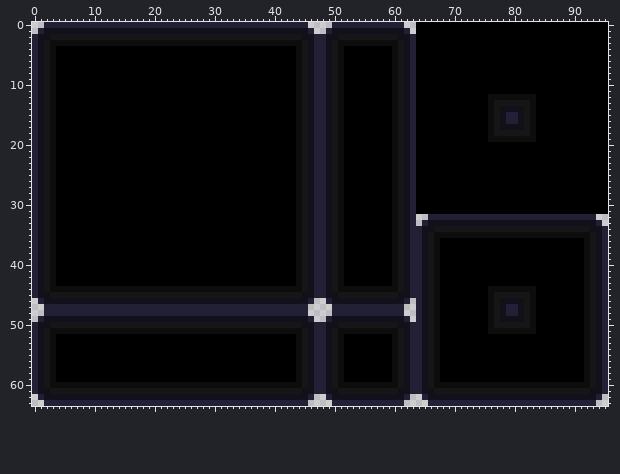
File history of a pixel-art file, Assets/PU_Project/Aiden/Level/Sprites/Test Template/Template_Tileset_16x16.aseprite. That is the earlier state.
96x64 pixels, 1 frame.
Once edited:
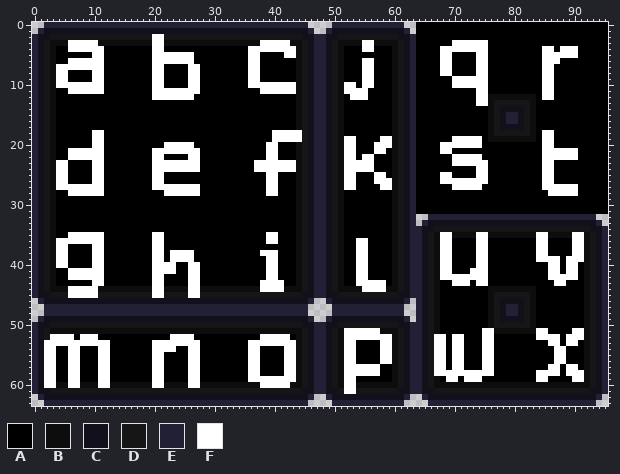
Palette (. is transparent): A #000000  B #0d0d0d  C #11101b  D #161616  E #222034  F #ffffff
From old to new:
layer "Layer 1" added
Changed rows in their new state; - is an unchanged pixel.
Layer "Layer 1":
first column x 4:
 2 ----------------FF---------------------------------------------------------------------
 3 --FFFFF---------FF----------------FFFFF------------FF-------------FFFFFF---------------
 4 --FFFFFF--------FF--------------FFFFFFFF-----------FF-----------FFFFFFFF---------FF-FFF
 5 ------FF--------FFFFFFF---------FF----FF------------------------FF----FF---------FFFFFF
 6 --FFFFFF--------FFFFFFF---------FF-----------------FF-----------FF----FF---------FFF---
 7 FFFFFFFF--------FF----FF--------FF-----------------FF-----------FF----FF---------FF----
 8 FF----FF--------FF----FF--------FF-----------------FF-----------FF----FF---------FF----
 9 FF----FF--------FF----FF--------FF-----------------FF-------------FFFFFF---------FF----
10 FFFFFFFF--------FF----FF--------FFFFFFFF--------FF-FF-------------FFFFFF---------FF----
11 --FFFFFF--------FFFFFFFF----------FFFFFF--------FFFF------------------FF---------FF----
12 ----------------FFFFFFF--------------------------FFF------------------FF---------FF----
13 ----------------------------------------------------------------------FF---------------
first column x 4:
18 ------FF----------------------------FFFFF----------------------------------------FF----
19 ------FF----------------------------FFFFF-------FF----FF----------FFFFF----------FF----
20 ------FF----------FFFFF------------FF-----------FF---FFF--------FFFFFFF----------FF----
21 --FFFFFF--------FFFFFFFF-----------FF-----------FF---FF---------FF---------------FFFFFF
22 --FFFFFF--------FF----FF-----------FF-----------FF-FF-------------FFFFF----------FFFFFF
23 FF----FF--------FFFFFFFF---------FFFFFFF--------FFFFF-------------FFFFFF---------FF----
24 FF----FF--------FFFFFFFF---------FFFFFFF--------FFFFF-----------------FF---------FF----
25 FF----FF--------FF-----------------FF-----------FF---FF---------FF----FF---------FF----
26 FF----FF--------FF-----------------FF-----------FF---FFF--------FFFFFFFF---------FF----
27 FFFFFFFF--------FFFFFFFF-----------FF-----------FF----FF----------FFFFF----------FFFFFF
28 --FFFFFF----------FFFFFF-----------FF---------------------------------------------FFFFF
first column x 4:
35 --FFFFFF--------FF-----------------FF---------------------------FF----FF--------FF----FF
36 FFFFFFFF--------FF-----------------FF-------------FF------------FF----FF--------FF----FF
37 FF----FF--------FF--------------------------------FF------------FF----FF--------FF----FF
38 FF----FF--------FF-FFFF-----------FFF-------------FF------------FF----FF--------FF----FF
39 FF----FF--------FF-FFFF------------FF-------------FF------------FF----FF--------FFFF-FFF
40 FF----FF--------FFFF--FF-----------FF-------------FF------------FF----FF----------FF-FF-
41 --FFFFFF--------FFFF--FF-----------FF-------------FF------------FF---FFF----------FF-FF-
42 --FFFFFF--------FF----FF-----------FF-------------FF------------FFFFFFFF----------FFFFF-
43 ------FF--------FF----FF----------FFFF------------FFFFF-----------FFF-FF-----------FF---
44 --FFFFF---------FF----FF----------FFFF-------------FFFF---------------------------------
45 --FFFFF---------FF----FF----------------------------------------------------------------
first column x 2:
51 --------------------------------------------------FFFFFF-----------------FF-------FF----FF
52 -FFFF-FFF------------FFFF-----------FFFFF---------FFFFFFFF-------FF-FF---FF-------FFFF-FFF
53 FFFFFFFFFFF-------FFFFFFFF--------FFFFFFFF--------FF----FF-------FF-FF---FF---------FF-FF-
54 FF--FF---FF-------FFFF--FF--------FF----FF--------FF----FF-------FF-FF---FF----------FF---
55 FF--FF---FF-------FF----FF--------FF----FF--------FF----FF-------FF-FF---FF----------FF---
56 FF--FF---FF-------FF----FF--------FF----FF--------FF----FF-------FF-FF---FF----------FF---
57 FF--FF---FF-------FF----FF--------FF----FF--------FFFFFF---------FF-FF---FF---------FF-FF-
58 FF--FF---FF-------FF----FF--------FF----FF--------FFFFFF---------FFFFFFFFFF-------FFFF-FFF
59 FF--FF---FF-------FF----FF--------FFFFFFFF--------FF---------------FF-FFF---------FF----FF
60 FF--FF---FF-------FF----FF----------FFFFF---------FF--------------------------------------
61 --------------------------------------------------FF--------------------------------------
